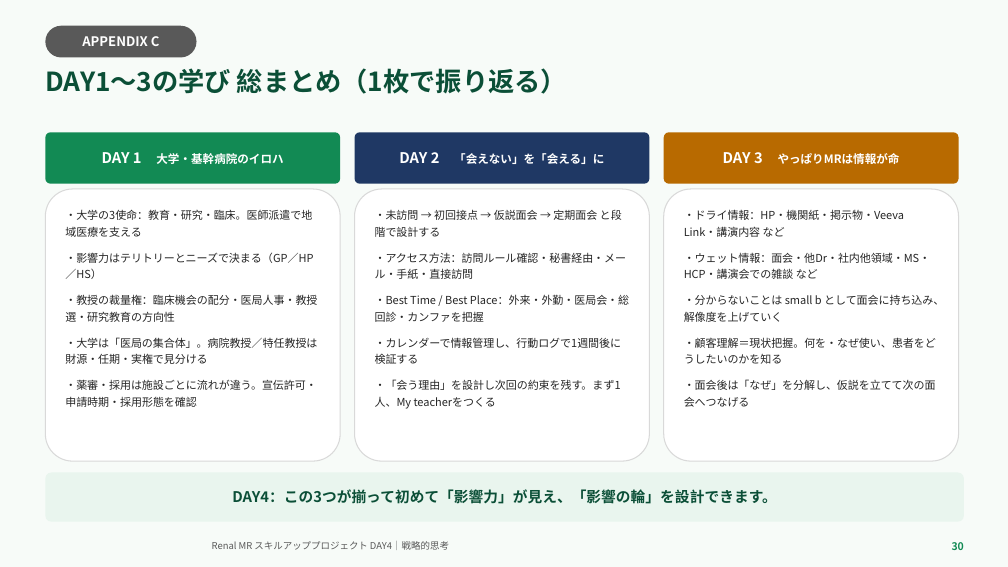
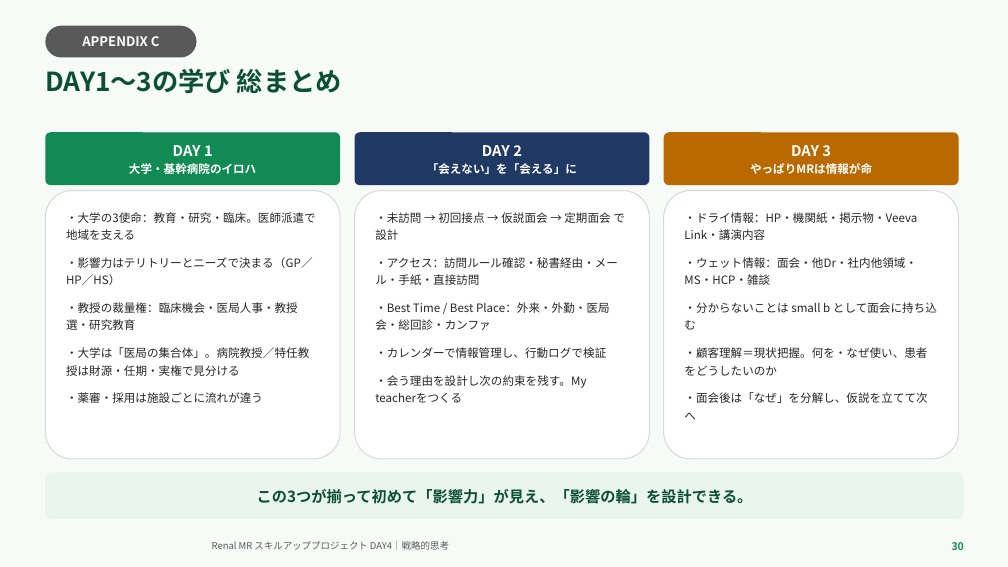
Before and after one commit to TAKUYA-1187/Claude, a slide deck: slide 30 of novartis_training/DAY4_ちょっと分かるだけで世界が変わる.pptx. Drawn at 1008x567 pixels with LibreOffice and Linux fonts; fonts in the diff are those of the drawing; background and template pictures are left out. Boxes give left, top, right and bottom in pixels: in the first picture for what was removed or moved away, otherwise in the second. Text is boxed around its words. In the diff, an @@ line names an element or a change of style, - is before the commit and + after.

```diff
--- a/novartis_training/DAY4_ちょっと分かるだけで世界が変わる.pptx
+++ b/novartis_training/DAY4_ちょっと分かるだけで世界が変わる.pptx
@@ text at (45, 68, 342, 94): text changed @@
-DAY1〜3の学び 総まとめ（1枚で振り返る）
+DAY1〜3の学び 総まとめ
@@ text in rounded rectangle at (129, 145, 256, 174): text changed @@
-DAY 1 大学・基幹病院のイロハ
+DAY 1
+大学・基幹病院のイロハ
@@ text in rounded rectangle at (427, 145, 577, 174): text changed @@
-DAY 2 「会えない」を「会える」に
+DAY 2
+「会えない」を「会える」に
@@ text in rounded rectangle at (750, 145, 872, 174): text changed @@
-DAY 3 やっぱりMRは情報が命
+DAY 3
+やっぱりMRは情報が命
@@ text in rounded rectangle at (66, 212, 316, 240): text changed; size 10.5 to 11 pt @@
-・大学の3使命：教育・研究・臨床。医師派遣で地域医療を支える
+・大学の3使命：教育・研究・臨床。医師派遣で地域を支える
@@ text in rounded rectangle at (375, 212, 625, 403): text changed; size 10.5 to 11 pt @@
-・未訪問 → 初回接点 → 仮説面会 → 定期面会 と段階で設計する
-・アクセス方法：訪問ルール確認・秘書経由・メール・手紙・直接訪問
-・Best Time / Best Place：外来・外勤・医局会・総回診・カンファを把握
-・カレンダーで情報管理し、行動ログで1週間後に検証する
-・「会う理由」を設計し次回の約束を残す。まず1人、My teacherをつくる
+・未訪問 → 初回接点 → 仮説面会 → 定期面会 で設計
+・アクセス：訪問ルール確認・秘書経由・メール・手紙・直接訪問
+・Best Time / Best Place：外来・外勤・医局会・総回診・カンファ
+・カレンダーで情報管理し、行動ログで検証
+・会う理由を設計し次の約束を残す。My teacherをつくる
@@ text in rounded rectangle at (684, 212, 937, 420): text changed; size 10.5 to 11 pt @@
-・ドライ情報：HP・機関紙・掲示物・Veeva Link・講演内容 など
-・ウェット情報：面会・他Dr・社内他領域・MS・HCP・講演会での雑談 など
-・分からないことは small b として面会に持ち込み、解像度を上げていく
-・顧客理解＝現状把握。何を・なぜ使い、患者をどうしたいのかを知る
-・面会後は「なぜ」を分解し、仮説を立てて次の面会へつなげる
+・ドライ情報：HP・機関紙・掲示物・Veeva Link・講演内容
+・ウェット情報：面会・他Dr・社内他領域・MS・HCP・雑談
+・分からないことは small b として面会に持ち込む
+・顧客理解＝現状把握。何を・なぜ使い、患者をどうしたいのか
+・面会後は「なぜ」を分解し、仮説を立てて次へ
@@ text in rounded rectangle at (66, 257, 313, 376): size 10.5 to 11 pt in "・影響力はテリトリーとニーズで決まる（GP／HP／HS）", "・大学は「医局の集合体」。病院教授／特任教授は財源・任期・実権で見分ける"; more space between paragraphs @@
@@ text in rounded rectangle at (66, 302, 298, 330): text changed; size 10.5 to 11 pt @@
-・教授の裁量権：臨床機会の配分・医局人事・教授選・研究教育の方向性
+・教授の裁量権：臨床機会・医局人事・教授選・研究教育
@@ text in rounded rectangle at (66, 392, 263, 403): text changed; size 10.5 to 11 pt @@
-・薬審・採用は施設ごとに流れが違う。宣伝許可・申請時期・採用形態を確認
+・薬審・採用は施設ごとに流れが違う
@@ text in rounded rectangle at (257, 489, 753, 504): text changed; size 14 to 14.5 pt @@
-DAY4：この3つが揃って初めて「影響力」が見え、「影響の輪」を設計できます。
+この3つが揃って初めて「影響力」が見え、「影響の輪」を設計できる。
```
Also in this commit, not shown: 25 other slides changed, 1 other file.
